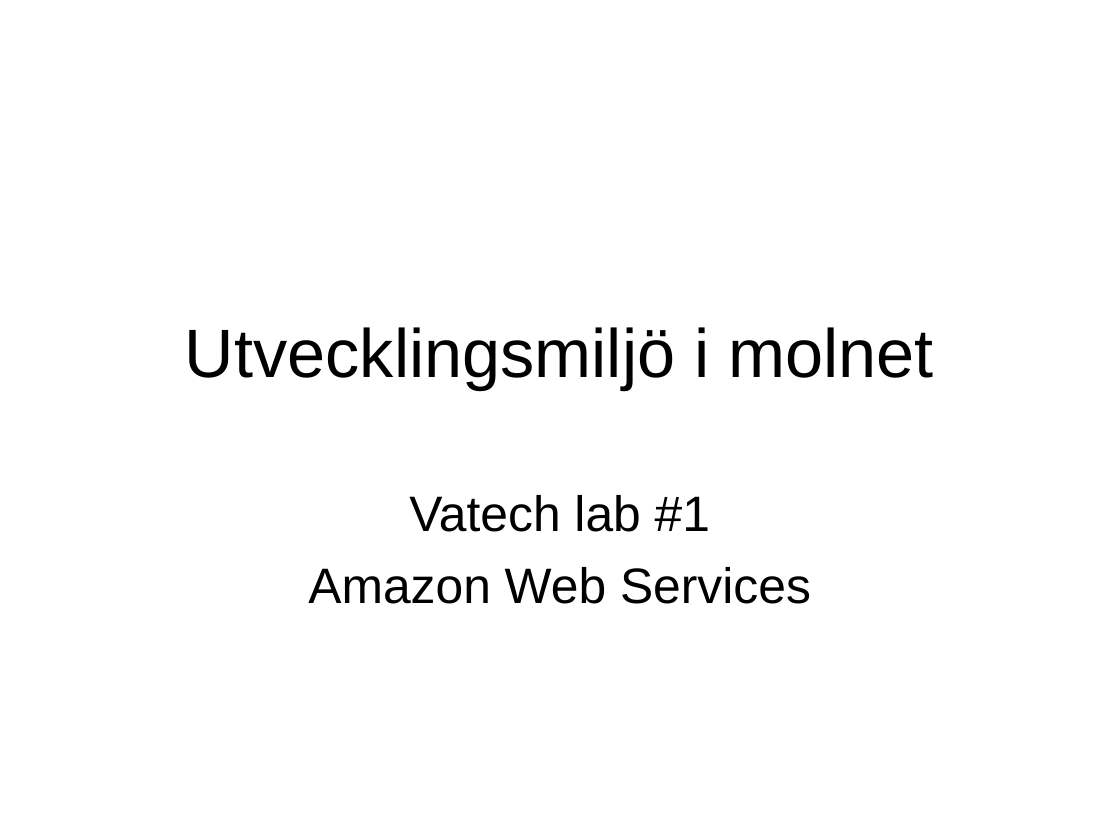
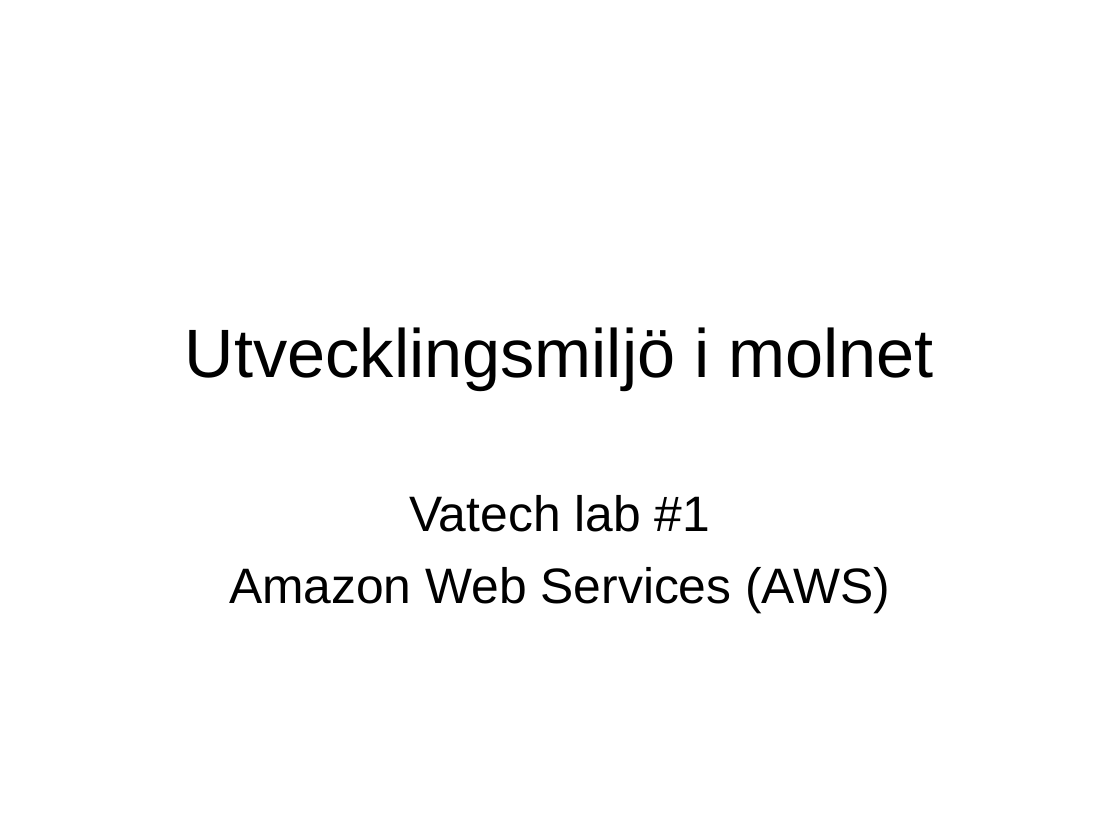
Before and after one commit to niklaslind/EC2_lab, a slide deck: slide 1 of doc/EC2_lab_1.ppt. Drawn at 1120x840 pixels with LibreOffice and Linux fonts; fonts in the diff are those of the drawing. Boxes give left, top, right and bottom in pixels: in the first picture for what was removed or moved away, otherwise in the second. Text is boxed around its words. In the diff, an @@ line names an element or a change of style, - is before the commit and + after.

```diff
--- a/doc/EC2_lab_1.ppt
+++ b/doc/EC2_lab_1.ppt
@@ subtitle at (229,567,890,614): text changed @@
-Amazon Web Services
+Amazon Web Services (AWS)
```
Also in this commit, not shown: 2 other slides changed, 2 slides added, 1 slide removed.
